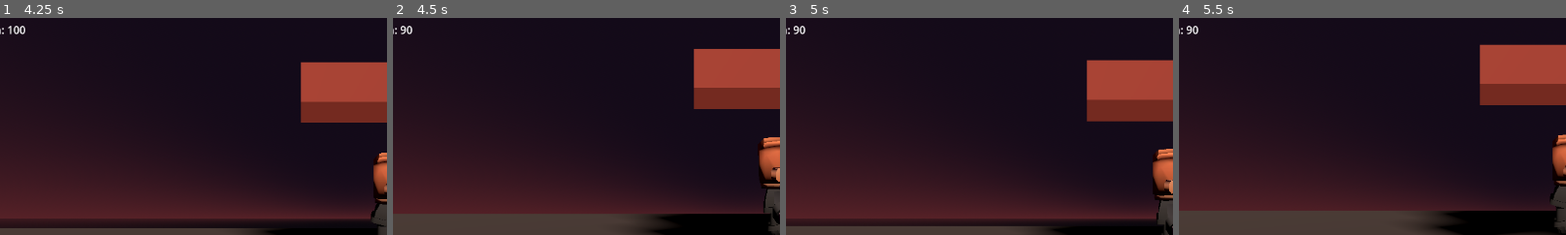
Above: before the commit, frames 1-4 (left to right).
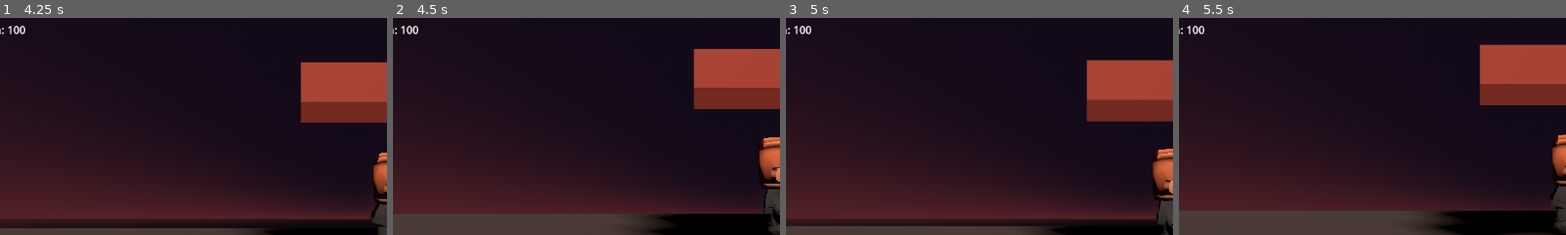
Above: after the commit, the same moments.

Repository: Sangope/DuelsSouls
Game: Godot game, scene res://main.tscn
Two runs of this game, one before a commit and one after it. Both use one fixed random seed, a clock stepped at 60 frames per second and the inputs below.
Inputs (mouse positions are % of the whole screen's width and height, from its top left):
- Up to frame 1 (4.25 s): move the mouse to (72, 45) at 0.52 s; hold D (move_right) 0.53-1.28 s; tap J (ataque) at 0.6, 2.1, 3.6 s; tap Space (saltar) at 0.77, 1.52, 3.02, 3.77 s; move the mouse to (30, 55) at 1.27 s; hold A (move_left) 1.28-2.03 s; tap C (pocion) at 1.35, 2.85 s; move the mouse to (60, 28) at 2.02 s; hold D (move_right) 2.03-2.78 s; move the mouse to (45, 70) at 2.77 s; hold W (move_up) 2.78-3.53 s; move the mouse to (80, 65) at 3.52 s; hold A (move_left) from 3.53 s (still down)
- Up to frame 2 (4.5 s): keep holding A (move_left); move the mouse to (20, 35) at 4.27 s; tap C (pocion) at 4.35 s
- Up to frame 3 (5 s): keep holding A (move_left); tap Space (saltar) at 4.52 s
- Up to frame 4 (5.5 s): keep holding A (move_left); move the mouse to (55, 50) at 5.02 s; tap J (ataque) at 5.1 s
The pictures show only the part of the screen within x 4-54%, y 2-51%; the shares and areas given below are measured in that part.

Frame 1 is identical in both runs. In frame 2, less than 0.1% of the frame differs, in the area x 2-7%, y 3-8%; in frame 3, less than 0.1%; in frame 4, less than 0.1%.

Commit message:
T10 Avance - conectar pocion y ataque con partida

Diff:
--- a/apuntar.gd
+++ b/apuntar.gd
@@ -23,6 +23,10 @@
 		print("le dio a ", golpe.collider.name, " a ", d, " m")
 		if golpe.collider.has_method("recibir_golpe"):
 			golpe.collider.recibir_golpe(danio)
+			if "vida" in golpe.collider and golpe.collider.vida <= 0:
+				var partida = get_tree().get_first_node_in_group("partida")
+				if partida != null:
+					partida.ganar()
 
 
 func lanzar_rayo():
--- a/pocion.gd
+++ b/pocion.gd
@@ -38,6 +38,9 @@
 	pj.empuje = Vector3.ZERO
 	pj.multiplicador = 0.0
 	pj.accion = "pick-up"
+	var salud = pj.get_node_or_null("Salud")
+	if salud != null and salud.has_method("curar"):
+		salud.curar(curacion)
 	print("empieza: ", tecla)
 	print("+", curacion, " de vida, quedan ", pociones)
 
